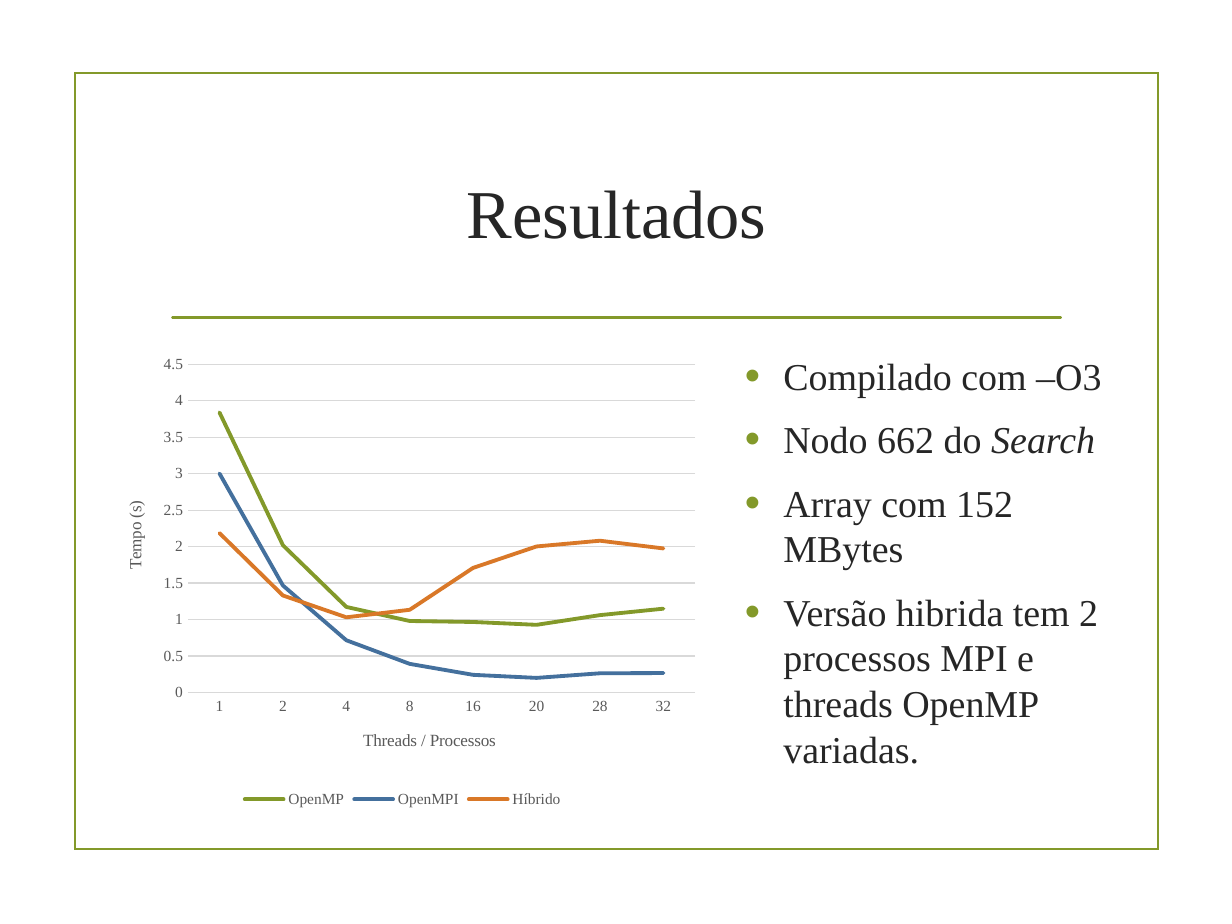
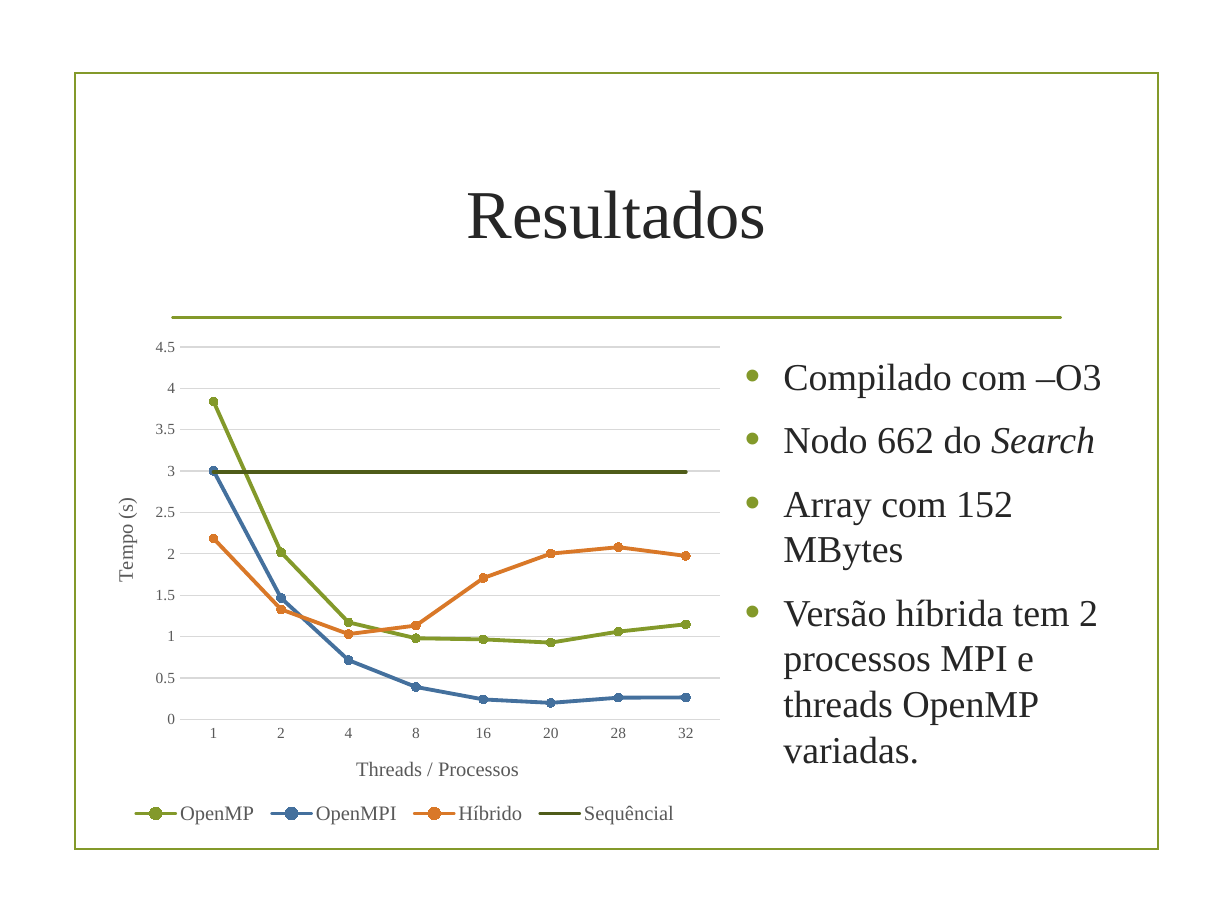
Before and after one commit to NunoOliv/PCP-Trabalho2_3, a slide deck: slide 10 of Apresentação.pptx. Drawn at 1232x924 pixels with LibreOffice and Linux fonts; fonts in the diff are those of the drawing; background and template pictures are left out. Boxes give left, top, right and bottom in pixels: in the first picture for what was removed or moved away, otherwise in the second. Text is boxed around its words. In the diff, an @@ line names an element or a change of style, - is before the commit and + after.

```diff
--- a/Apresentação.pptx
+++ b/Apresentação.pptx
@@ line chart at (86, 328, 732, 848) @@
+Sequêncial: 3, 3, 3, 3, 3, 3, 3, 3
@@ legend changed @@
@@ line chart: place and size @@
-line chart at (99, 346, 708, 813)
+line chart at (86, 328, 732, 848)
@@ text at (783, 599, 1098, 764): text changed @@
-• Versão hibrida tem 2 processos MPI e threads OpenMP variadas.
+• Versão híbrida tem 2 processos MPI e threads OpenMP variadas.
```
Also in this commit, not shown: 1 slide added, 1 other file.
